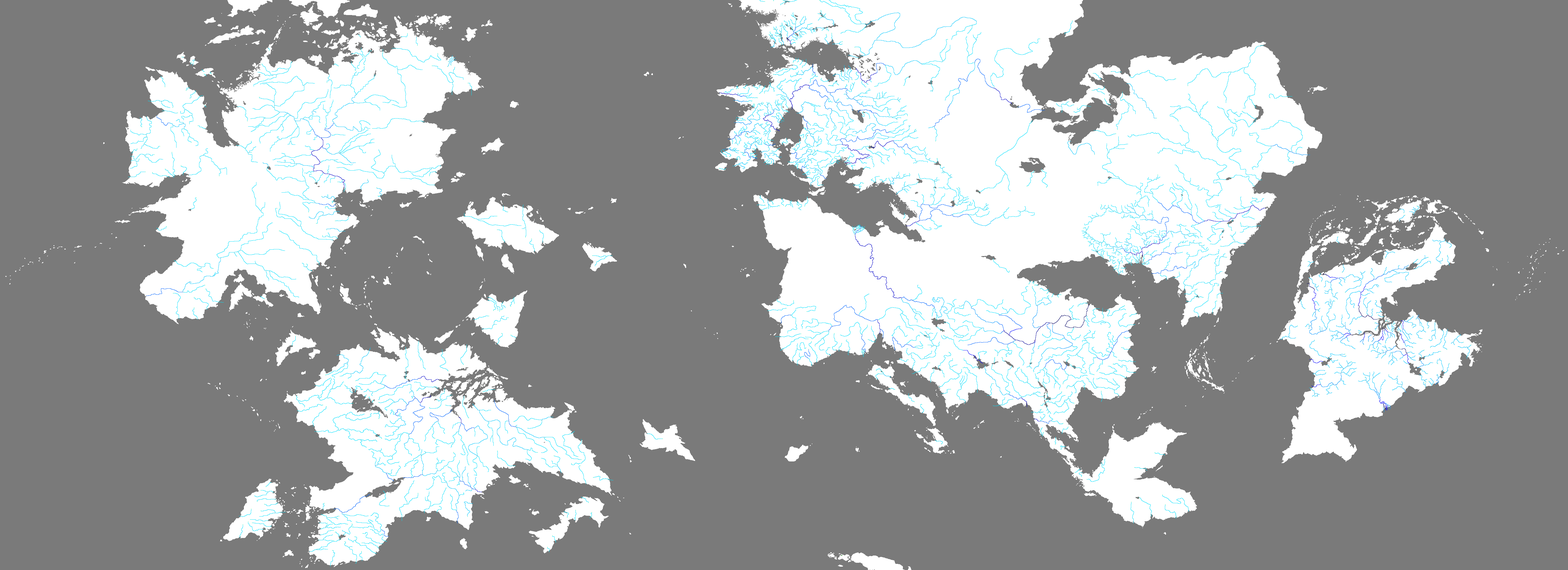
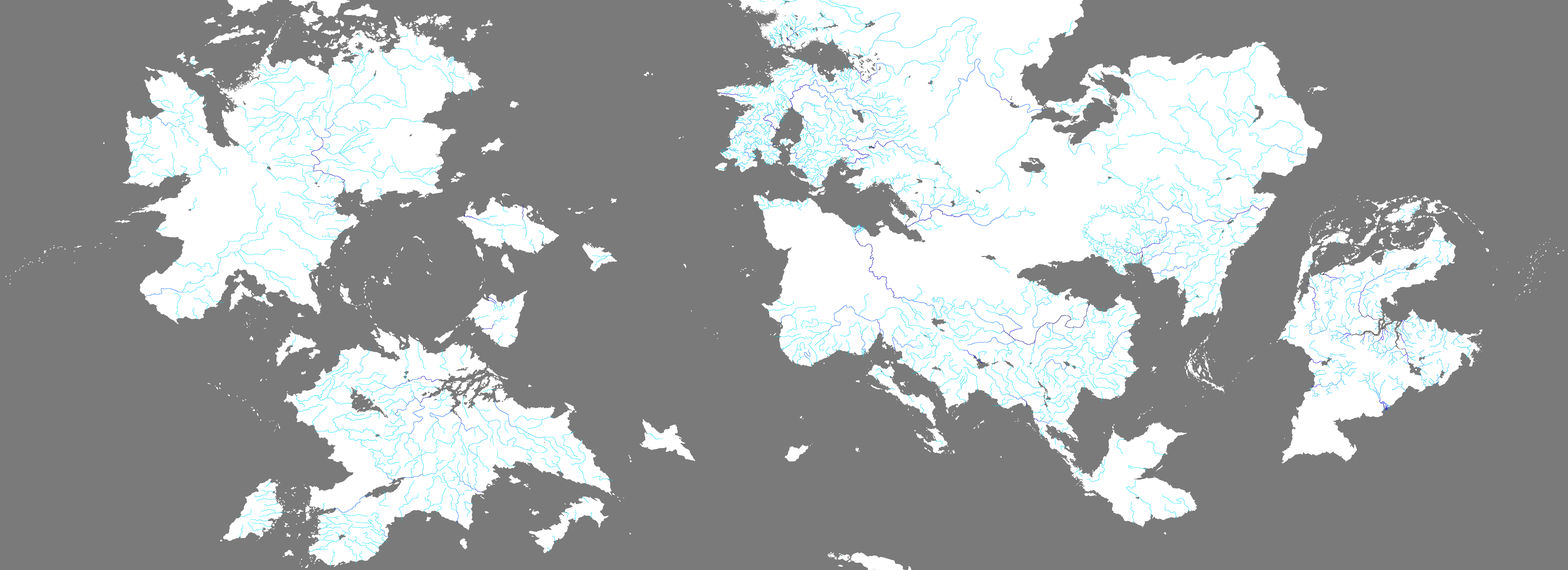
Comparing the layer stacks of the two 1568 × 570 images. Changes:
painted on "VIC UPDATE" over (342, 55, 1156, 509)
